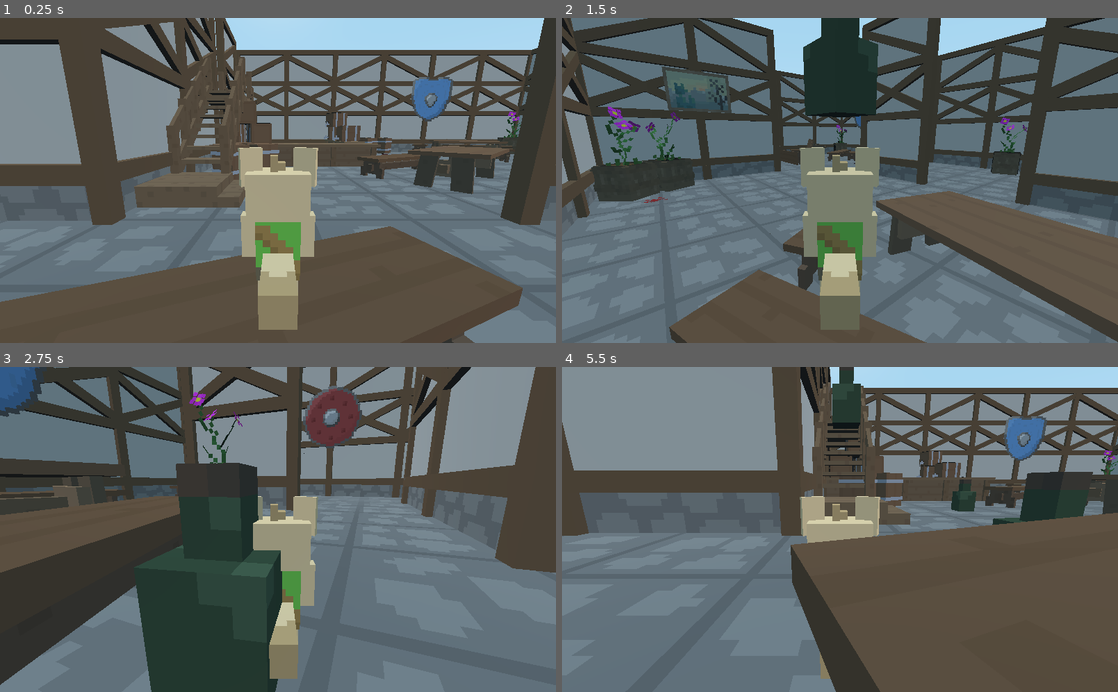
Above: before the commit, frames 1-4 (two rows, left to right).
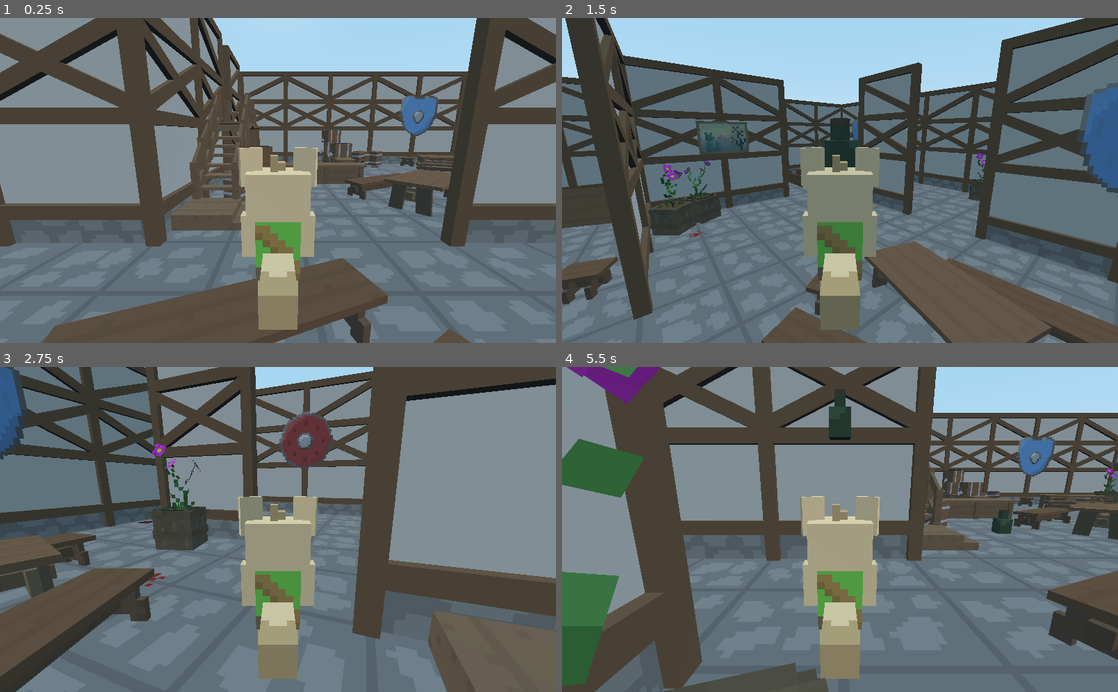
Above: after the commit, the same moments.

Repository: affirVega/IslandFighter
Game: Godot game, scene res://Scenes/Level_0.tscn
Two runs of this game, one before a commit and one after it. Both use one fixed random seed, a clock stepped at 60 frames per second and the inputs below. This scene is started directly instead of the project's main scene.
Inputs (mouse positions are in pixels of both pictures, inside the frame that each line leads up to):
- Up to frame 1 (0.25 s): no input
- Up to frame 2 (1.5 s): tap Enter at 0.5 s; move the mouse to (962, 164) at 0.52 s; hold D (player_right) 0.53-1.28 s; click (962, 164) at 0.6 s; tap Space (player_jump) at 0.77 s; move the mouse to (728, 196) at 1.27 s; hold S (player_backward) from 1.28 s (still down); click (728, 196) at 1.35 s
- Up to frame 3 (2.75 s): tap Space (player_jump) at 1.52 s; move the mouse to (333, 458) at 2.02 s; release S (player_backward) at 2.03 s; hold D (player_right) from 2.03 s (still down); click (333, 458) at 2.1 s
- Up to frame 4 (5.5 s): move the mouse to (812, 594) at 2.77 s; release D (player_right) at 2.78 s; hold W (player_forward) 2.78-3.53 s; click (812, 594) at 2.85 s; tap Space (player_jump) at 3.02, 3.77, 4.52 s; move the mouse to (1006, 578) at 3.52 s; hold A (player_left) 3.53-5.03 s; click (1006, 578) at 3.6 s; move the mouse to (673, 480) at 4.27 s; click (673, 480) at 4.35 s; move the mouse to (867, 529) at 5.02 s; hold S (player_backward) from 5.03 s (still down); click (867, 529) at 5.1 s

The runs differ from the first frame. In frame 1, 52% of the frame differs, in the area x 0-100%, y 0-100%; in frame 2, 62%; in frame 3, 68%; in frame 4, 73%.

Commit message:
Scale fix
Fix scale players

Diff:
--- a/Player/Player.tscn
+++ b/Player/Player.tscn
@@ -17,7 +17,6 @@
 extents = Vector3( 0.2485, 0.317896, 0.249682 )
 
 [node name="Player" type="KinematicBody" groups=["Player"]]
-transform = Transform( 0.5, 0, 0, 0, 0.5, 0, 0, 0, 0.5, 0, 0, 0 )
 script = ExtResource( 1 )
 bottle_scene = ExtResource( 3 )
 
--- a/Scripts/PlayerSpawner.gd
+++ b/Scripts/PlayerSpawner.gd
@@ -3,7 +3,7 @@
 onready var playerSpawn1 = $PlayerSpawner1
 onready var playerSpawn2 = $PlayerSpawner2
 
-var playerScale = Vector3(0.3, 0.3, 0.3)
+var playerScale = Vector3(0.7, 0.7, 0.7)
 
 func _ready():
 	var player1 = preload("res://Player/Player.tscn").instance()
